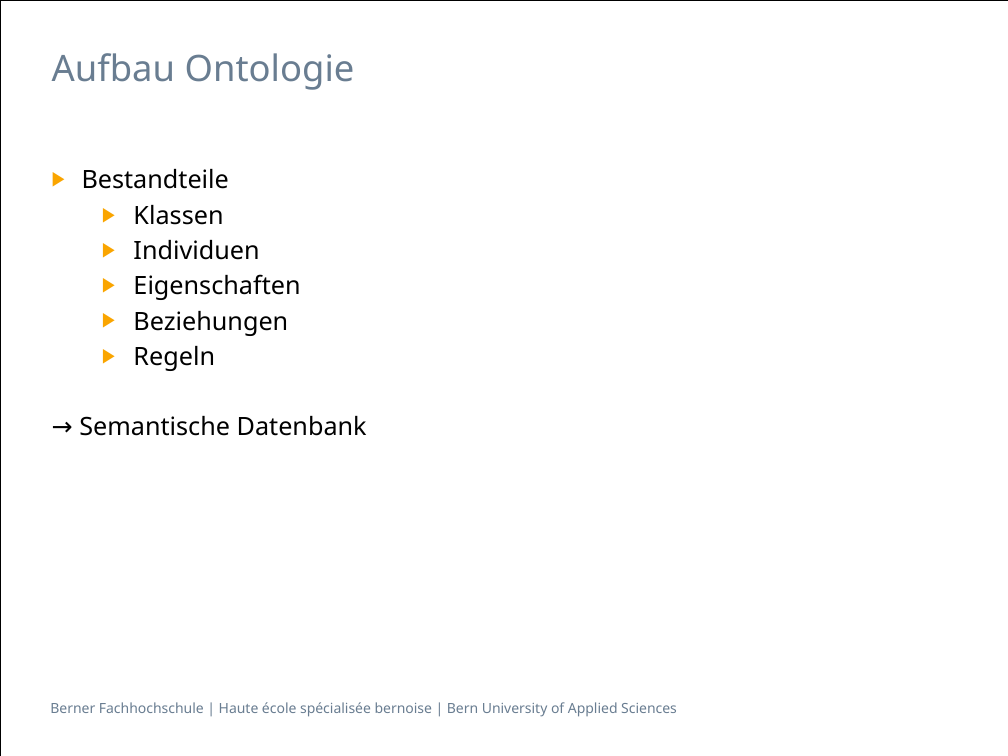
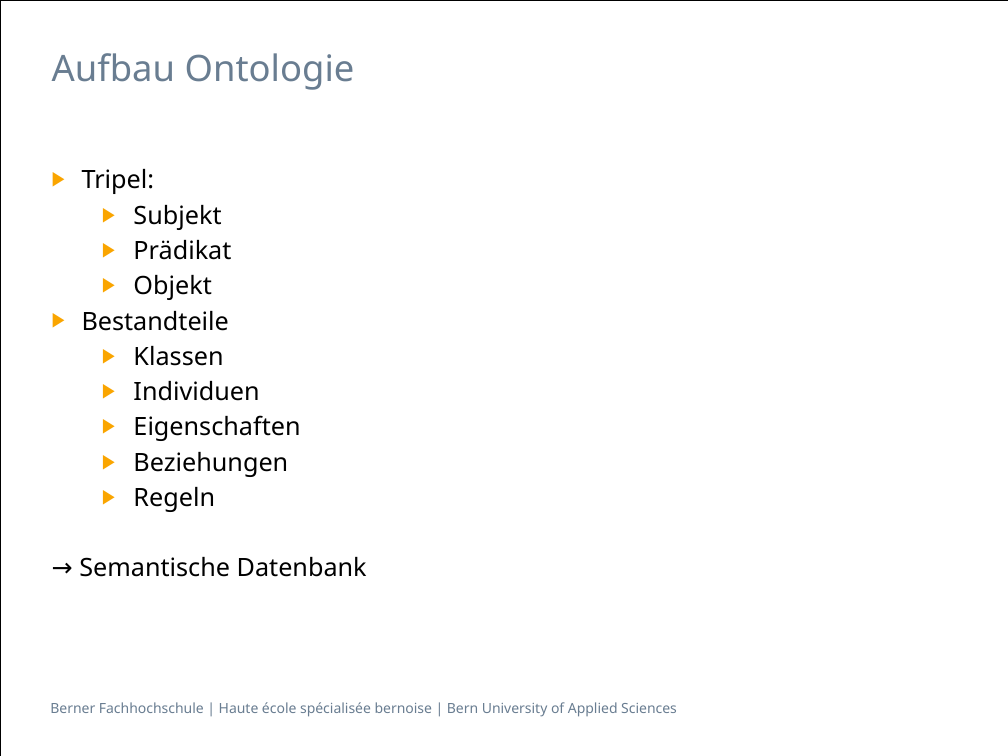
Before and after one commit to gunzm1/ElephantSearch, a slide deck: slide 8 of Doc/Semantische Datenbanken_bfh.pptx. Drawn at 1008x756 pixels with LibreOffice and Linux fonts; fonts in the diff are those of the drawing. Boxes give left, top, right and bottom in pixels: in the first picture for what was removed or moved away, otherwise in the second. Text is boxed around its words. In the diff, an @@ line names an element or a change of style, - is before the commit and + after.

```diff
--- a/Doc/Semantische Datenbanken_bfh.pptx
+++ b/Doc/Semantische Datenbanken_bfh.pptx
@@ text at (82,169,231,300): paragraphs added @@
+▶ Tripel:
+  ▶ Subjekt
+  ▶ Prädikat
+  ▶ Objekt
```
Also in this commit, not shown: 3 other slides changed, 2 slides added, 1 slide removed, 3 other files.
